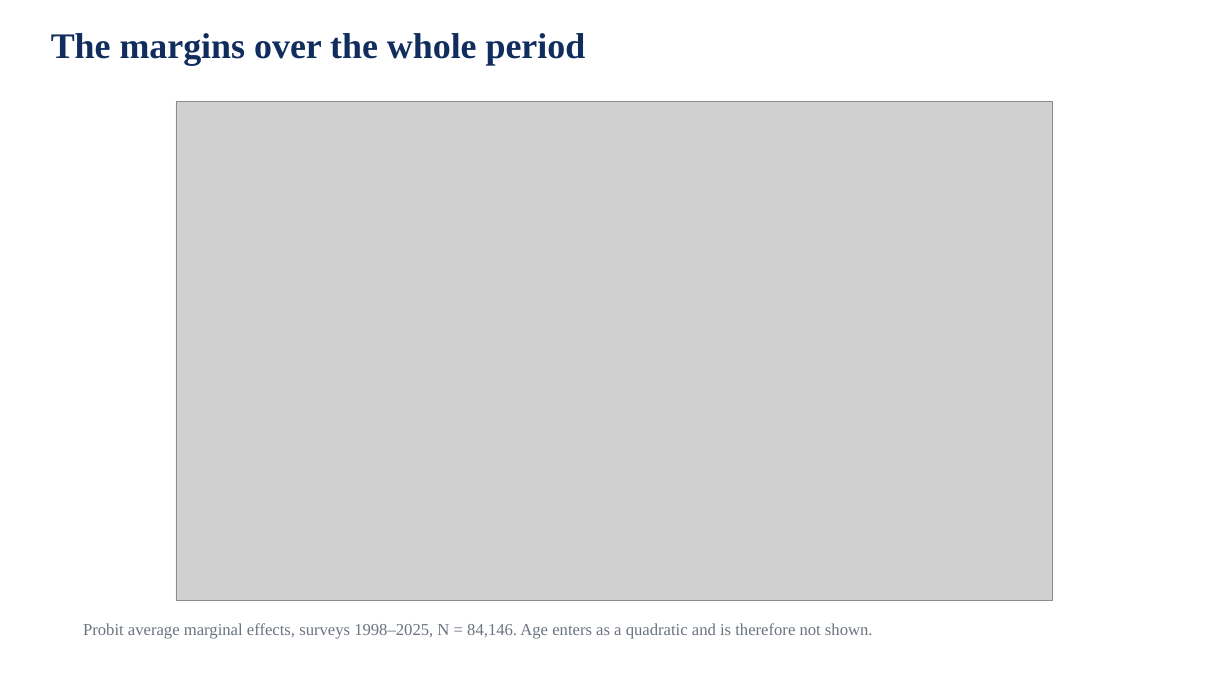
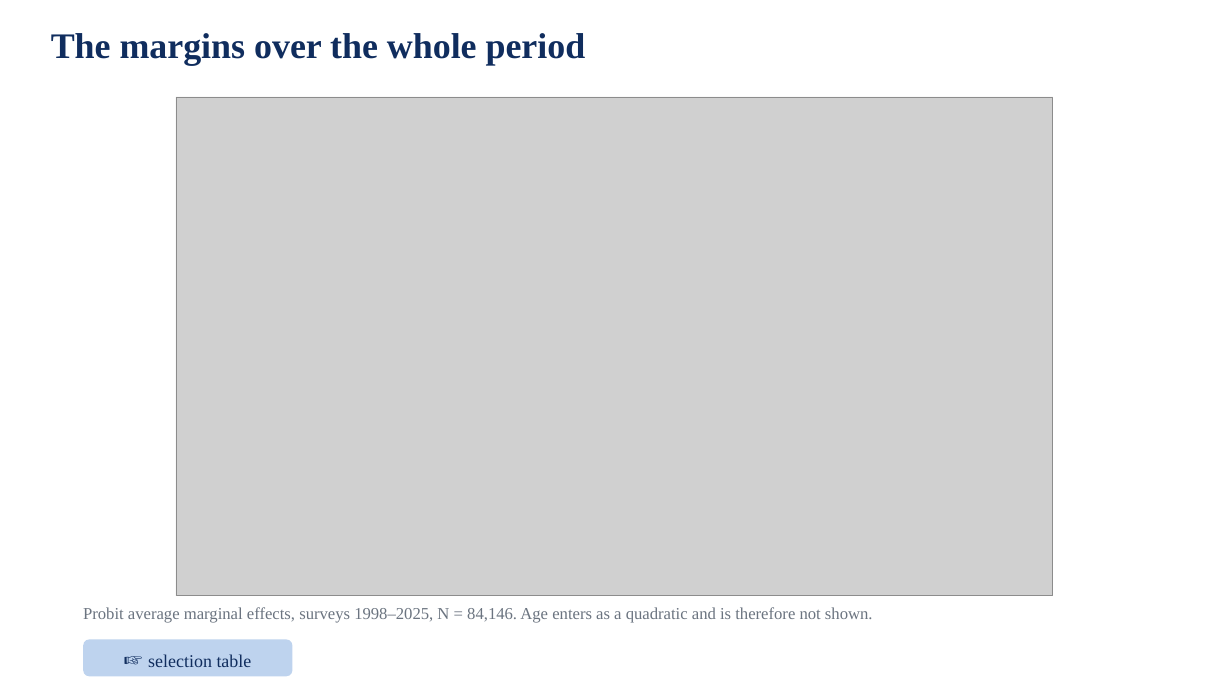
Before and after one commit to jedr1-ship-it/Alternative-Pathways----Quant, a slide deck: slide 2 of report/data_cluster/selection_slides.pptx. Drawn at 1232x693 pixels with LibreOffice and Linux fonts; fonts in the diff are those of the drawing; grey boxes stand for pictures. Boxes give left, top, right and bottom in pixels: in the first picture for what was removed or moved away, otherwise in the second. Text is boxed around its words. In the diff, an @@ line names an element or a change of style, - is before the commit and + after.

```diff
--- a/report/data_cluster/selection_slides.pptx
+++ b/report/data_cluster/selection_slides.pptx
@@ picture: place and size @@
-picture at [176, 102, 1053, 601]
+picture at [176, 97, 1053, 596]
@@ text "Probit average marginal effects, surveys ...": place and size @@
-text "Probit average marginal effects, surveys ..." at [83, 623, 873, 639]
+text "Probit average marginal effects, surveys ..." at [83, 607, 873, 622]
@@ rounded rectangle added at [83, 640, 293, 677], fill #BED3EE, 14 pt, text #102D5E @@
+☞ selection table
```
Also in this commit, not shown: 1 other slide changed.
